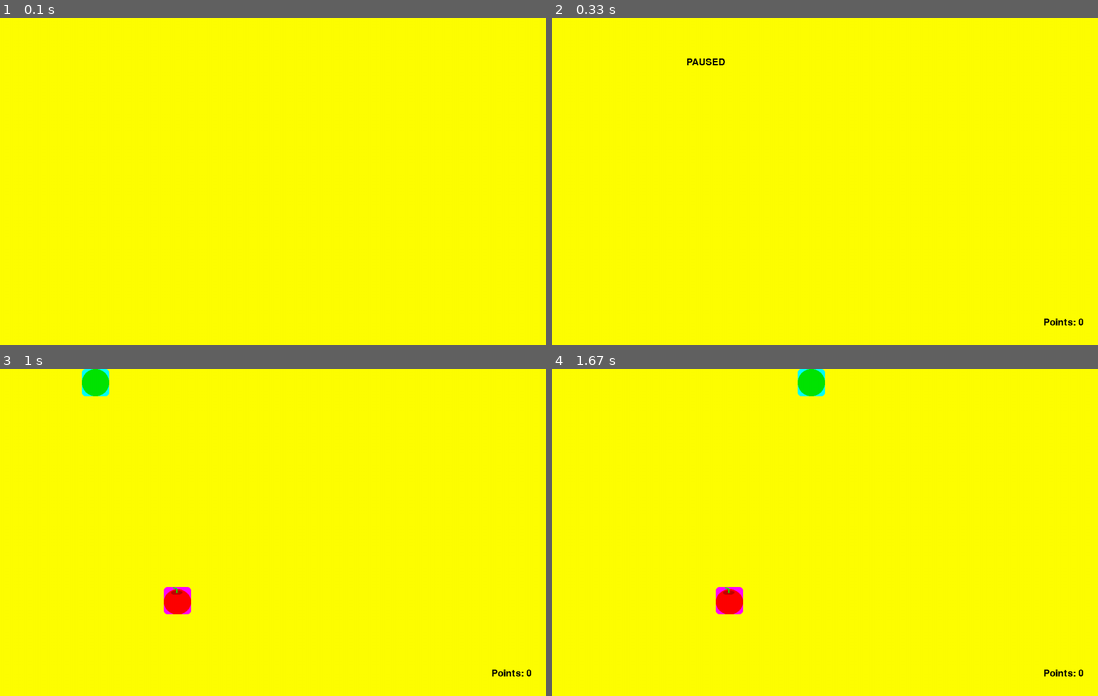
Above: before the commit, frames 1-4 (two rows, left to right).
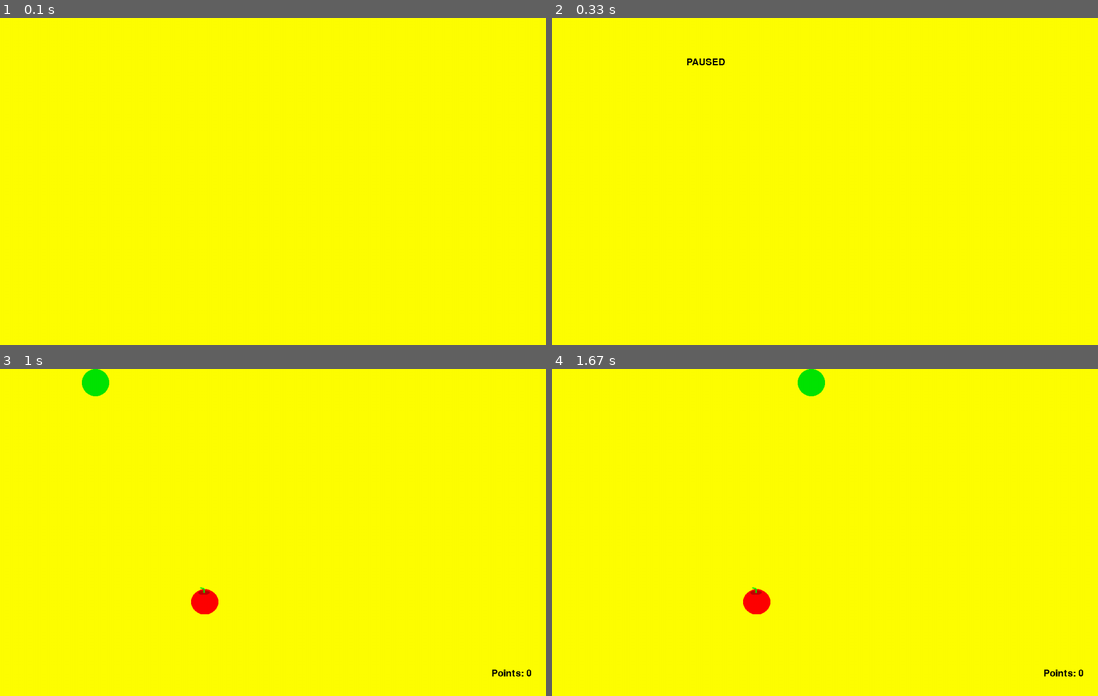
Above: after the commit, the same moments.

Repository: VoiciehBy/River-Snake
Game: pygame game, started from src/main.py
Same seed, same stepped clock (60 frames per second), same inputs: the game is played once before the commit and once after it.
Inputs:
- Up to frame 1 (0.1 s): no input
- Up to frame 2 (0.33 s): no input
- Up to frame 3 (1 s): tap Enter at 0.33 s; tap Space at 0.67 s
- Up to frame 4 (1.67 s): hold Up from 1.6 s (still down)

Frame 1 is identical in both runs. In frame 2, less than 0.1% of the frame differs, in the area x 90-98%, y 91-95%; in frame 3, 0.8%, in the area x 15-40%, y 0-75%; in frame 4, 0.8%.

Commit message:
Restart Update
- added restart
- partially fixed bug when remaining blank cells was filled with snake or food cells
- etc.

Diff:
--- a/src/Board.py
+++ b/src/Board.py
@@ -22,10 +22,12 @@
                 self.cells[y][x].draw()
 
     def generate_food(self):
-        y: int = generate_random_integer(0, self.height - 1)
-        x: int = generate_random_integer(0, self.width - 1)
+        y: int = generate_random_integer(1, self.height - 1)
+        x: int = generate_random_integer(1, self.width - 1)
         while self.cells[y][x].get_type() == CellType.SNAKE:
-            y: int = generate_random_integer(0, self.height - 1)
-            x: int = generate_random_integer(0, self.width - 1)
+            y: int = generate_random_integer(1, self.height - 1)
+            x: int = generate_random_integer(1, self.width - 1)
         self.cells[y][x].set_type(CellType.FOOD)
-        update(self.cells[y][x].rect)
+
+    def reset(self, width, height):
+        self.__init__(width, height)
--- a/src/Cell.py
+++ b/src/Cell.py
@@ -17,13 +17,10 @@
         self.cell_sprite = VSprite(clearColor, self.rect, screen)
 
         if self.cell_type == CellType.SNAKE:
-            self.cell_sprite.set_color(Color("green"))
             self.cell_sprite.set_texture(snake_cell_image)
         elif self.cell_type == CellType.SNAKE_HEAD:
-            self.cell_sprite.set_color(Color("cyan"))
             self.cell_sprite.set_texture(snake_cell_image)
         elif self.cell_type == CellType.FOOD:
-            self.cell_sprite.set_color(Color("magenta"))
             self.cell_sprite.set_texture(food_image)
 
     def draw(self):
@@ -32,13 +29,10 @@
         if self.cell_type == CellType.NONE:
             self.cell_sprite.set_color(clearColor)
         elif self.cell_type == CellType.SNAKE:
-            self.cell_sprite.set_color(Color("green"))
             self.cell_sprite.set_texture(snake_cell_image)
         elif self.cell_type == CellType.SNAKE_HEAD:
-            self.cell_sprite.set_color(Color("cyan"))
             self.cell_sprite.set_texture(snake_cell_image)
         elif self.cell_type == CellType.FOOD:
-            self.cell_sprite.set_color(Color("magenta"))
             self.cell_sprite.set_texture(food_image)
 
         self.cell_sprite.draw()
--- a/src/Game.py
+++ b/src/Game.py
@@ -4,7 +4,7 @@
 class State(Enum):
     PLAYING = "Playing",
     PAUSED = "Paused",
-
+    WAITING = "Waiting",
     END = "End"
 
 
@@ -15,7 +15,7 @@
 
     @staticmethod
     def start_game():
-        if Game.currentState == State.PAUSED:
+        if Game.currentState in [State.PAUSED, State.END]:
             Game.currentState = State.PLAYING
 
     @staticmethod
@@ -24,8 +24,22 @@
             Game.currentState = State.PAUSED
 
     @staticmethod
+    def enter_wait_state():
+        if Game.currentState == State.END:
+            Game.currentState = State.WAITING
+
+    @staticmethod
+    def start_new_game():
+        if Game.currentState == State.WAITING:
+            Game.currentState = State.PLAYING
+
+    @staticmethod
     def add_point():
         Game.points += 1
+
+    @staticmethod
+    def reset_points():
+        Game.points = 0
 
     @staticmethod
     def end_game(was_ai_victorious=False):
@@ -46,6 +60,10 @@
         return Game.currentState == State.PLAYING
 
     @staticmethod
+    def is_game_waiting() -> bool:
+        return Game.currentState == State.WAITING
+
+    @staticmethod
     def is_it_the_end() -> bool:
         return Game.currentState == State.END
 
@@ -55,6 +73,8 @@
             return "Playing"
         elif Game.currentState == State.PAUSED:
             return "Paused"
+        elif Game.currentState == State.WAITING:
+            return "Waiting"
         elif Game.currentState == State.END:
             return "End"
         else:
--- a/src/Snake.py
+++ b/src/Snake.py
@@ -7,6 +7,7 @@
     def __init__(self, head: Cell):
         self.head = head
         self.head.cell_type = CellType.SNAKE
+        self.initial_head = self.head
         self.segments = list([])
         self.segments.append(self.head)
         self.direction = Direction.RIGHT
@@ -31,3 +32,6 @@
             if i == cell:
                 return True
         return False
+
+    def reset(self):
+        self.__init__(self.initial_head)
--- a/src/drawScreen.py
+++ b/src/drawScreen.py
@@ -8,6 +8,8 @@
 
 
 def drawScreen(surface: Surface, lines):
+    clear_screen()
+
     surface_rect = Rect(surface.get_rect())
 
     rect = Rect(10, 10, surface_rect.width - 20, surface_rect.height - 20)
@@ -23,29 +25,26 @@
         r_rect = Rect(rect.left, rect.top + 2 * i *
                       font_size * 2, rect.width, rect.height)
         drawText(surface, lines[i], r_rect, font_size * 2)
+    update(screen.get_rect())
+    clear_screen()
 
 
 def drawPausedScreen():
     drawScreen(screen, ["PAUSED"])
-    update(screen.get_rect())
-
-    handleEvents()
-    clear_screen()
 
 
 def drawEndScreen():
-    clear_screen()
     drawScreen(screen, ["THE END"])
-    update(screen.get_rect())
 
 
 def drawResultScreen():
     points = str(Game.points) + ' ' + "POINTS"
     txt = ["YOU GAINED: ", points]
+    drawScreen(screen, txt)
 
-    clear_screen()
-    drawScreen(screen, txt)
-    update(screen.get_rect())
+
+def drawContinueScreen():
+    drawScreen(screen, ["START NEW GAME?", "YES - ENTER", "NO - ESC"])
 
 
 def drawEndingScreens():
@@ -53,3 +52,7 @@
     wait(2000)
     drawResultScreen()
     wait(2000)
+
+
+def drawNewGameScreen():
+    drawContinueScreen()
--- a/src/handleUserInput.py
+++ b/src/handleUserInput.py
@@ -1,12 +1,19 @@
 import pygame
-from objects import snake
+from objects import snake, board
+from constants import board_width, board_height
 from Game import Game
 
 from Direction import Direction
 
 
 def on_return_pressed():
-    Game.start_game()
+    if(Game.is_game_waiting()):
+        snake.reset()
+        Game.reset_points()
+        board.reset(board_width, board_height)
+        Game.start_new_game()
+    else:
+        Game.start_game()
 
 
 def on_p_key_pressed():
--- a/src/main.py
+++ b/src/main.py
@@ -1,7 +1,7 @@
 from init import init
 from pygame_utils import start_pygame_clock, clear_screen
 from Game import Game
-from drawScreen import drawPausedScreen, drawEndingScreens
+from drawScreen import drawPausedScreen, drawEndingScreens, drawNewGameScreen
 from handleEvents import handleEvents
 from objects import board, snake
 from Cell import Cell
@@ -18,10 +18,15 @@
     while 1:
         if Game.is_it_the_end():
             drawEndingScreens()
-            break
+            Game.enter_wait_state()
+
+        elif Game.is_game_waiting():
+            drawNewGameScreen()
+            handleEvents()
 
         elif Game.is_game_paused():
             drawPausedScreen()
+            handleEvents()
 
         elif Game.is_game_playing():
             handleEvents()
